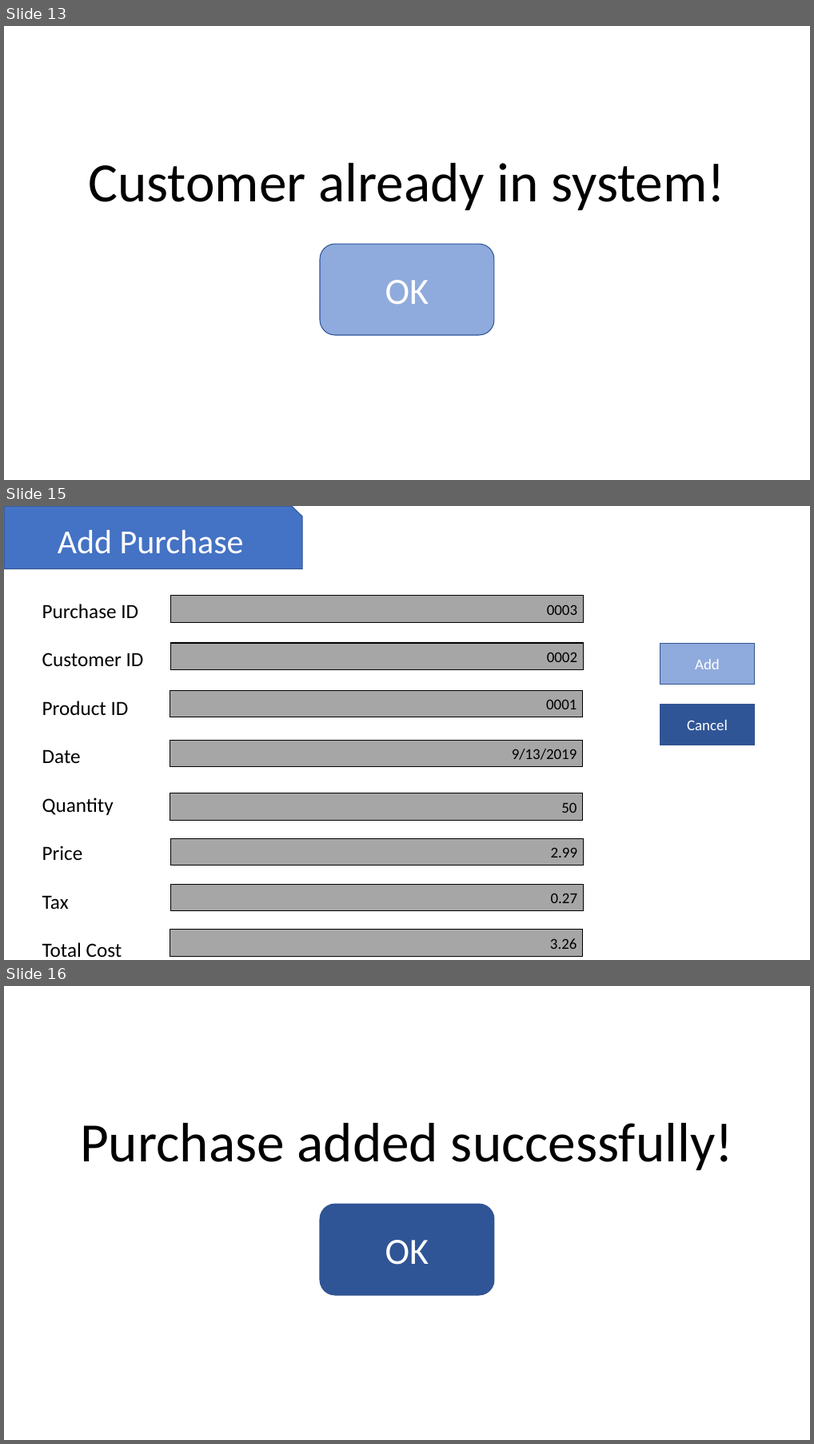
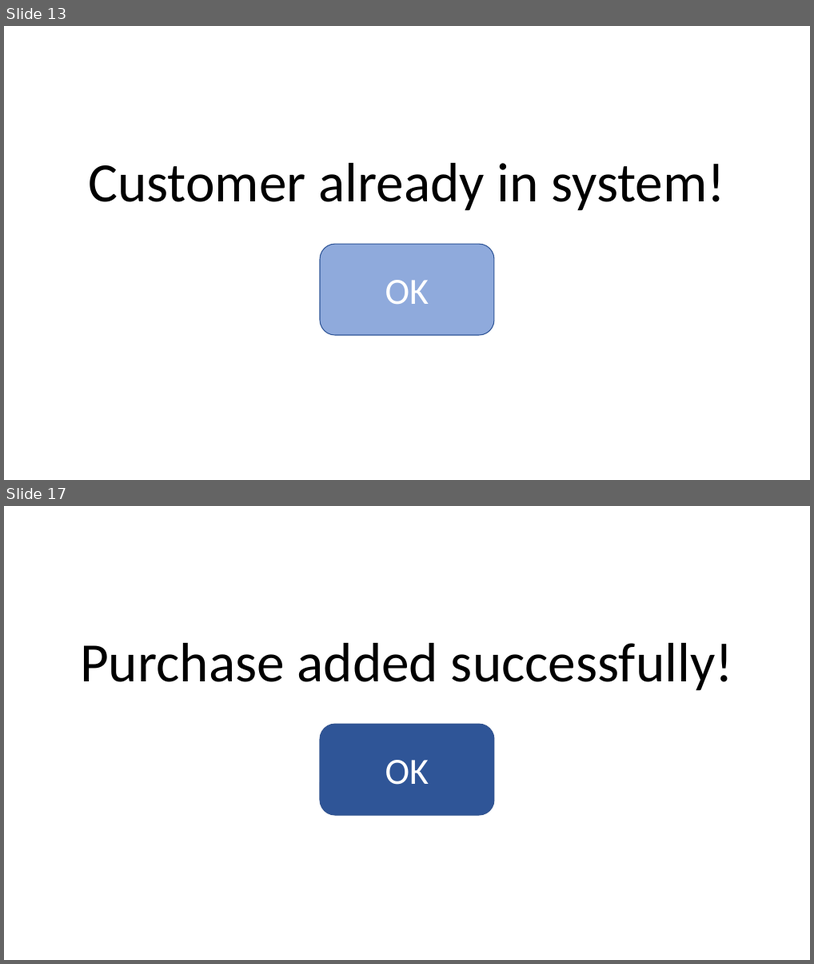
Before and after one commit to connor3johnston/modeling_and_design, a slide deck: Activity6/Activity6.pptx. Shown one above the other, each under a label of ours: slides 13, 15 and 16 before the commit, slides 13 and 17 after it; the slides between them are not shown. The pictures are 814x1444 and 814x964 pixels, drawn with LibreOffice and Linux fonts; fonts in the diff are those of the drawing. Boxes give left, top, right and bottom in pixels: in the first picture for what was removed or moved away, otherwise in the second. Text is boxed around its words. In the diff, an @@ line names an element or a change of style, - is before the commit and + after.

```diff
--- a/Activity6/Activity6.pptx
+++ b/Activity6/Activity6.pptx
@@ slide 15 removed at <box>4,506,810,960</box>, background #FFFFFF @@
@@ snip rect removed at <box>4,506,303,569</box> @@
-Add Purchase
@@ rectangle removed at <box>170,596,583,622</box> @@
-0003
@@ text removed at <box>42,604,144,957</box> @@
-Purchase ID
-Customer ID
-Product ID
-Date
-Quantity
-Price
-Tax
-Total Cost
@@ rectangle removed at <box>170,643,583,669</box> @@
-0002
@@ rectangle removed at <box>661,643,754,684</box> @@
-Add
@@ rectangle removed at <box>170,691,583,717</box> @@
-0001
@@ rectangle removed at <box>661,704,754,745</box> @@
-Cancel
@@ rectangle removed at <box>170,740,583,767</box> @@
-9/13/2019
@@ rectangle removed at <box>170,793,583,820</box> @@
-50
@@ rectangle removed at <box>170,839,583,865</box> @@
-2.99
@@ rectangle removed at <box>170,884,583,910</box> @@
-0.27
@@ rectangle removed at <box>170,929,583,956</box> @@
-3.26
@@ what was slide 16 is now slide 17 @@
```
Also in this commit, not shown: 4 slides changed, 7 slides added, 3 other slides removed, 3 other files.
